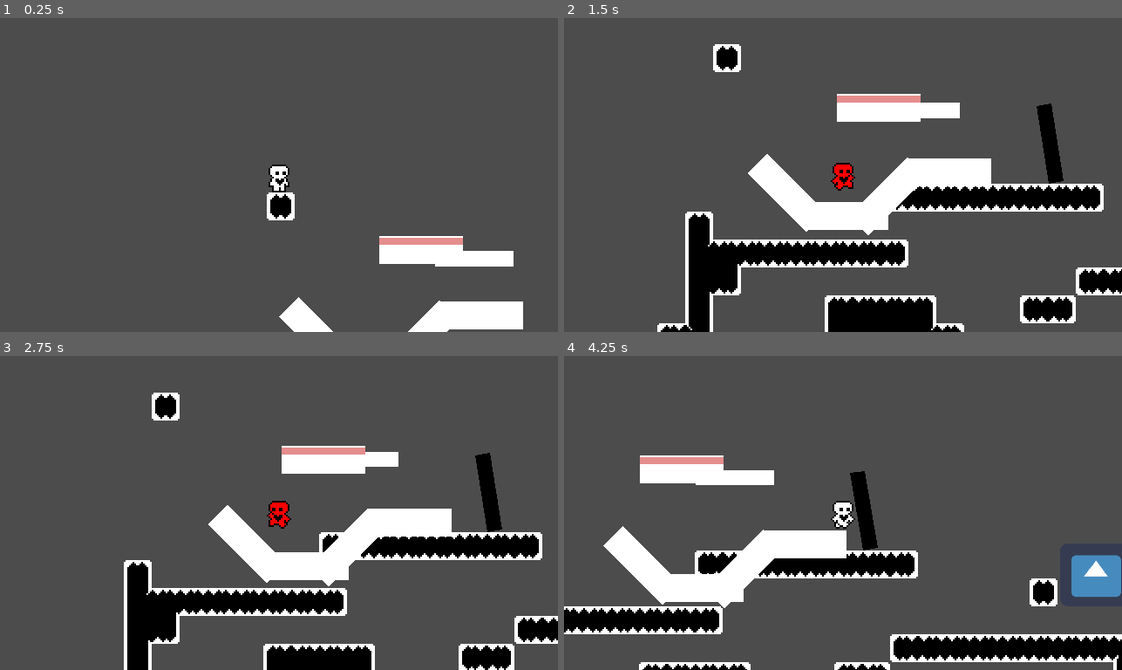
Above: before the commit, frames 1-4 (two rows, left to right).
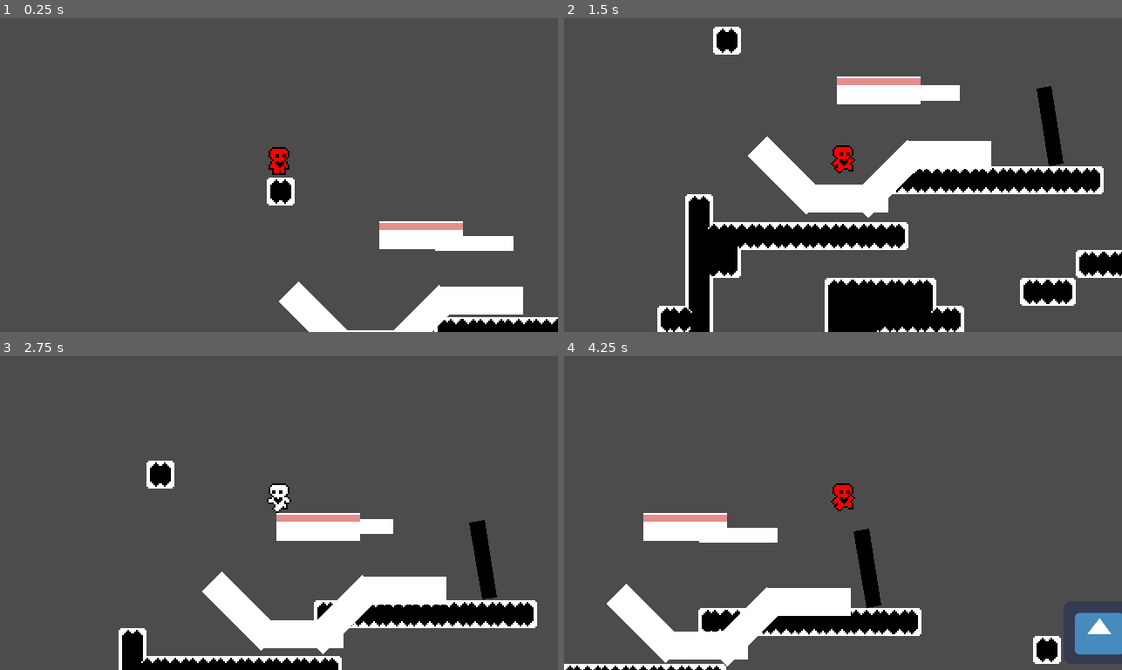
Above: after the commit, the same moments.

Repository: avilches/BetauerGodotTools
Game: Godot game, scene res://Worlds/World1.tscn
The game is run twice, just before and just after one commit, with the same random seed, the same clock (stepped at 60 frames per second) and the same inputs. The engine's default icon, where the game draws it, is replaced by a stand-in: a white triangle on a blue panel in a dark square.
Inputs:
- Up to frame 1 (0.25 s): no input
- Up to frame 2 (1.5 s): hold Right (ui_right) from 0.53 s (still down); tap Up (ui_up) at 0.6, 0.77, 1.07, 1.35 s
- Up to frame 3 (2.75 s): tap Up (ui_up) at 1.52, 1.82, 2.1 s; release Right (ui_right) at 2.03 s; hold Left (ui_left) from 2.03 s (still down)
- Up to frame 4 (4.25 s): release Left (ui_left) at 2.78 s; hold Right (ui_right) from 2.78 s (still down); tap Up (ui_up) at 2.85, 3.02, 3.32, 3.6, 3.77, 4.07 s

The runs differ from the first frame. In frame 1, 6.2% of the frame differs, in the area x 47-100%, y 41-100%; in frame 2, 22%; in frame 3, 26%; in frame 4, 26%, in the area x 0-100%, y 31-100%.

Commit message:
multiple jumps + squeeze effect + extra time to jump

Diff:
--- a/Scenes/Player.gd
+++ b/Scenes/Player.gd
@@ -12,16 +12,25 @@
 const TIME_TO_MAX_SPEED = 0.2         # seconds to reach the max speed 0=immediate
 const MAX_SPEED = 80                  # pixels/seconds
 const STOP_IF_SPEED_IS_LESS_THAN = 20 # pixels/seconds
-const FRICTION = 0.82                  # 0=stop 0.9=10%/frame 0.99=ice!!
-const COYOTE_TIME = 0.1               # how much time the player can jump when falling (seconds)
+const FRICTION = 0.82                 # 0=stop 0.9=10%/frame 0.99=ice!!
+const COYOTE_TIME = 0.1               # seconds. How much time the player can jump when falling
+const JUMP_HELPER_TIME = 120          # milliseconds. If the user press jump just before land
 onready var ACCELERATION = MAX_SPEED*1000 if TIME_TO_MAX_SPEED == 0 else MAX_SPEED/TIME_TO_MAX_SPEED
 const STOP_ON_SLOPES = true
+
+# squeeze effect
+const SQUEEZE_JUMP_TIME = 0.3                 # % correction per frame (lerp). The bigger, the faster
+const SQUEEZE_JUMP = Vector2(0.5, 1.2)        # Vector to scale when jump
+const SQUEEZE_LAND_TIME = 0.3                # % correction per frame (lerp). The bigger, the faster
+const SQUEEZE_LAND = Vector2(1.2, 0.8)        # Vector to scale when land
+
 
 # air
 const JUMP_HEIGHT = 52                # jump max pixels
 const MAX_JUMP_TIME = 0.4             # jump max time
 const MAX_FALLING_SPEED = 300         # max speed in free fall
 const AIR_RESISTANCE = 0.95
+const MAX_JUMPS = 1
 onready var GRAVITY = (2 * JUMP_HEIGHT) / pow(MAX_JUMP_TIME, 2)
 onready var JUMP_FORCE = GRAVITY * MAX_JUMP_TIME
 
@@ -42,9 +51,10 @@
 var lastStart = Vector2.ZERO
 var movStartTime = 0
 
+var jumps = 0
 var canJump = false
 var isJumping = false
-
+var time_jump_pressed = 0
 
 func flip(left):
 	sprite.flip_h = left;
@@ -87,14 +97,22 @@
 		else: motion.x *= FRICTION if is_on_floor() else AIR_RESISTANCE
 
 func jump():
-	if is_on_floor(): canJump = true
+	if is_on_floor():
+		jumps = 0
+		canJump = true
+
+	if Input.is_action_just_pressed("ui_up"):
+		time_jump_pressed = OS.get_ticks_msec()
 
 	if canJump:
 		modulate = Color.white
-		if Input.is_action_just_pressed("ui_up"):
+		var now = OS.get_ticks_msec()
+		if time_jump_pressed + JUMP_HELPER_TIME >= now:
+			if SQUEEZE_JUMP_TIME != 0: sprite.scale = SQUEEZE_JUMP
 			motion.y = -JUMP_FORCE
-			canJump = false
+			jumps = jumps + 1
 			isJumping = true
+			canJump = jumps < MAX_JUMPS
 	else:
 		modulate = Color.red
 		if Input.is_action_just_released("ui_up") and motion.y < -JUMP_FORCE/2:
@@ -137,10 +155,20 @@
 	PlatformManager.enable_platform_collide(self)
 
 func _physics_process(delta):
+
 	var was_in_floor = is_on_floor()
 	if !was_in_floor:
 		# con esto se corrige el bug de que si STOP_ON_SLOPES es true, no se mueva junto a la plataforma
 		motion.y += GRAVITY * delta
+		if SQUEEZE_JUMP_TIME != 0:
+			sprite.scale.y = lerp(sprite.scale.y, 1, SQUEEZE_JUMP_TIME)
+			sprite.scale.x = lerp(sprite.scale.x, 1, SQUEEZE_JUMP_TIME)
+	else:
+		if SQUEEZE_LAND_TIME != 0:
+			sprite.scale.y = lerp(sprite.scale.y, 1, SQUEEZE_LAND_TIME)
+			sprite.scale.x = lerp(sprite.scale.x, 1, SQUEEZE_LAND_TIME)
+
+
 
 	motion.x = clamp(motion.x, -MAX_SPEED, MAX_SPEED)
 	motion.y = min(motion.y, MAX_FALLING_SPEED) # avoid gravity continue forever in free fall
@@ -157,13 +185,19 @@
 
 	lastMotion = motion
 
+	if is_on_ceiling():
+		# slow down a little bit when the jump collides a celing
+		motion.y = - GRAVITY * delta * 0.9
+
 	if !was_in_floor && is_on_floor():
 		# just grounded
+		if SQUEEZE_LAND_TIME != 0: sprite.scale = SQUEEZE_LAND
 		isJumping = false
 		enable_platform_collide()
-	elif was_in_floor && !is_on_floor():
+	elif was_in_floor && !is_on_floor() && !isJumping:
 		# just falling!
 		schedule_coyote_time()
+
 
 func schedule_coyote_time():
 	if COYOTE_TIME > 0:
--- a/Scenes/Player.tscn
+++ b/Scenes/Player.tscn
@@ -63,10 +63,11 @@
 
 [node name="Sprite" type="Sprite" parent="Player"]
 texture = ExtResource( 1 )
+offset = Vector2( 0, -10 )
 hframes = 7
 
 [node name="CollisionShape2D" type="CollisionShape2D" parent="Player"]
-position = Vector2( 0, 3 )
+position = Vector2( 0, -7 )
 shape = SubResource( 1 )
 
 [node name="Camera2D" type="Camera2D" parent="Player"]
@@ -76,9 +77,3 @@
 anims/Jump = SubResource( 2 )
 anims/Run = SubResource( 3 )
 anims/Stand = SubResource( 4 )
-
-[node name="GroundRay" type="RayCast2D" parent="Player"]
-position = Vector2( 0, 10 )
-enabled = true
-cast_to = Vector2( 0, 1 )
-collision_mask = 5
